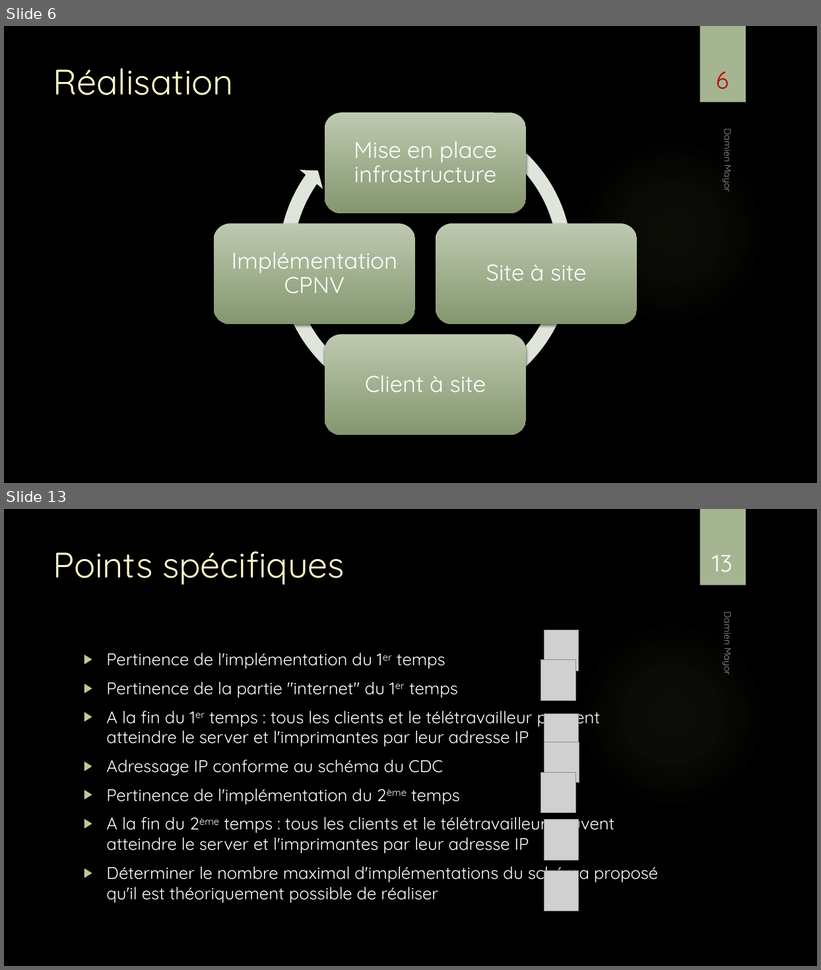
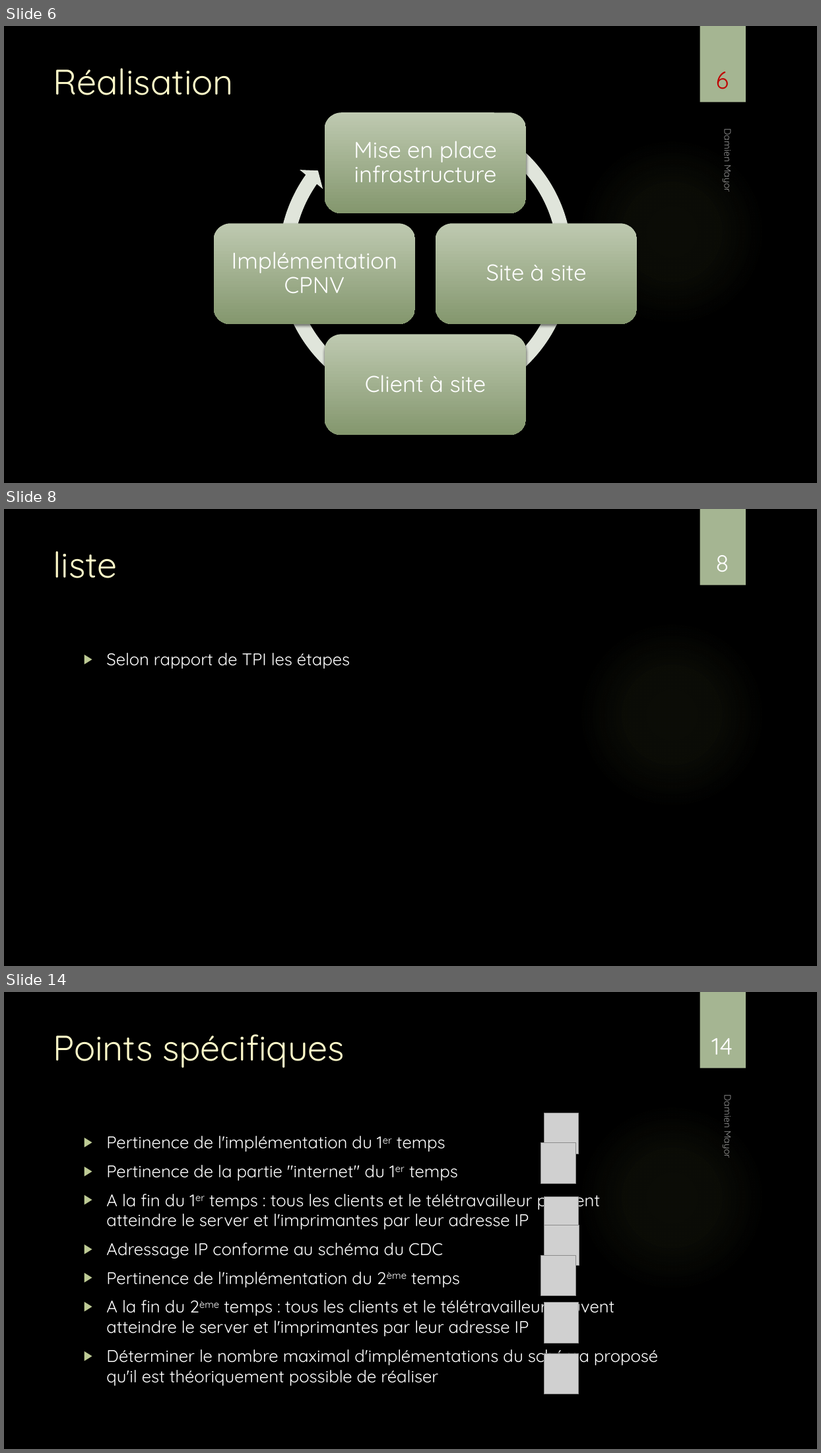
Before and after one commit to damienmayor/TPI, a slide deck: Présentation/Présentation TPI DMA.pptx. Shown one above the other, each under a label of ours: slides 6 and 13 before the commit, slides 6, 8 and 14 after it; the slides between them are not shown. The pictures are 821x970 and 821x1453 pixels, drawn with LibreOffice and Linux fonts; fonts in the diff are those of the drawing; grey boxes stand for pictures; background and template pictures are left out. Boxes give left, top, right and bottom in pixels: in the first picture for what was removed or moved away, otherwise in the second. Text is boxed around its words. In the diff, an @@ line names an element or a change of style, - is before the commit and + after.

```diff
--- a/Présentation/Présentation TPI DMA.pptx
+++ b/Présentation/Présentation TPI DMA.pptx
@@ slide 8 added at (4,509,817,966), background picture (left out); not listed: 2 template elements that a slide beside it also shows @@
@@ title added at (54,551,118,578), 42 pt, text #FEFAC9 @@
+liste
@@ page number added at (715,555,729,572), 28 pt, text #FFFFFF @@
+8
@@ text added at (106,653,350,669), 20 pt, text #FFFFFF @@
+▶ Selon rapport de TPI les étapes
@@ what was slide 13 is now slide 14 @@
@@ page number at (712,1038,733,1055): text changed @@
-13
+14
```
Also in this commit, not shown: 8 slides changed.
